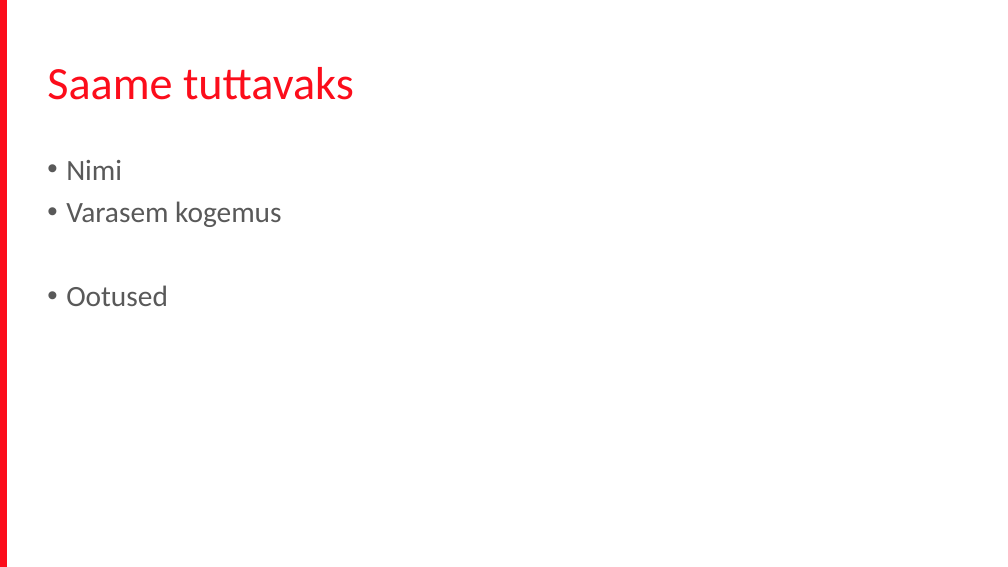
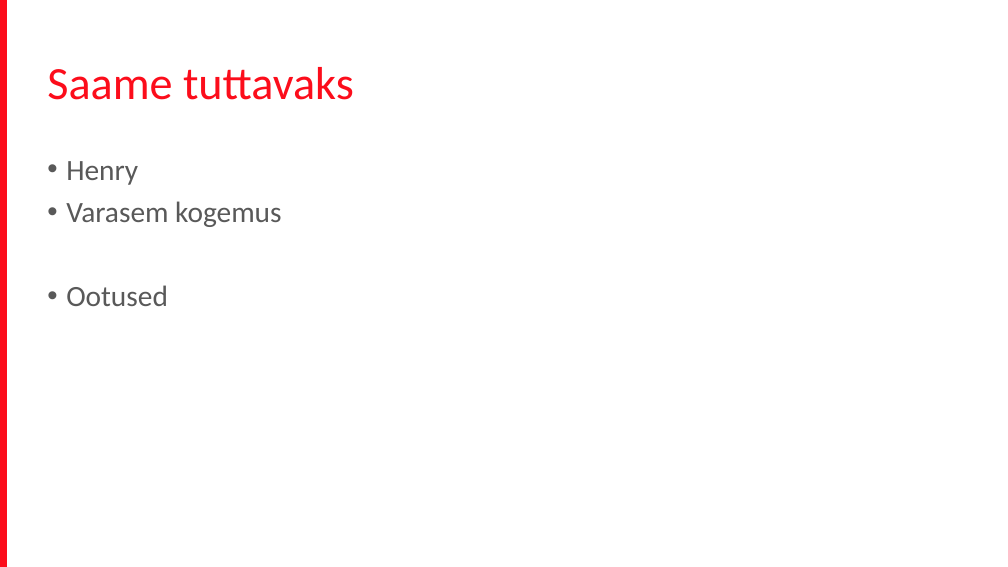
Before and after one commit to terjevolke/FrontEnd201704, a slide deck: slide 5 of Front_end_koolitus.pptx. Drawn at 1008x567 pixels with LibreOffice and Linux fonts; fonts in the diff are those of the drawing; background and template pictures are left out. Boxes give left, top, right and bottom in pixels: in the first picture for what was removed or moved away, otherwise in the second. Text is boxed around its words. In the diff, an @@ line names an element or a change of style, - is before the commit and + after.

```diff
--- a/Front_end_koolitus.pptx
+++ b/Front_end_koolitus.pptx
@@ text at [66,161,138,185]: text changed @@
-• Nimi
+• Henry
```
Also in this commit, not shown: 2 other slides changed, 3 slides added.
